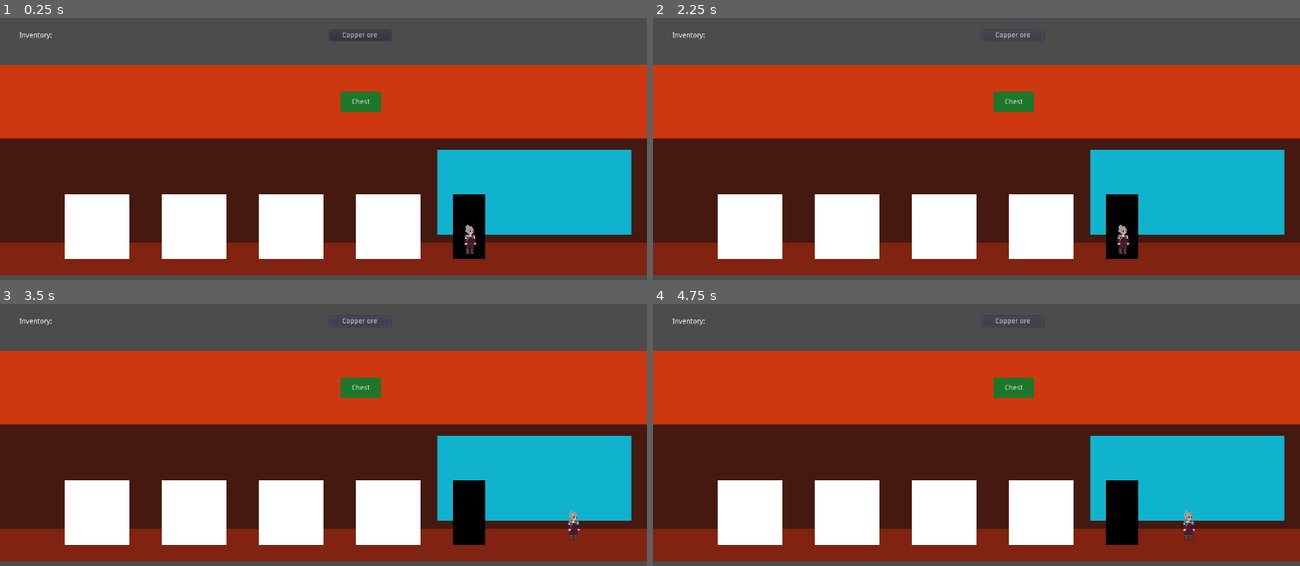
Above: before the commit, frames 1-4 (two rows, left to right).
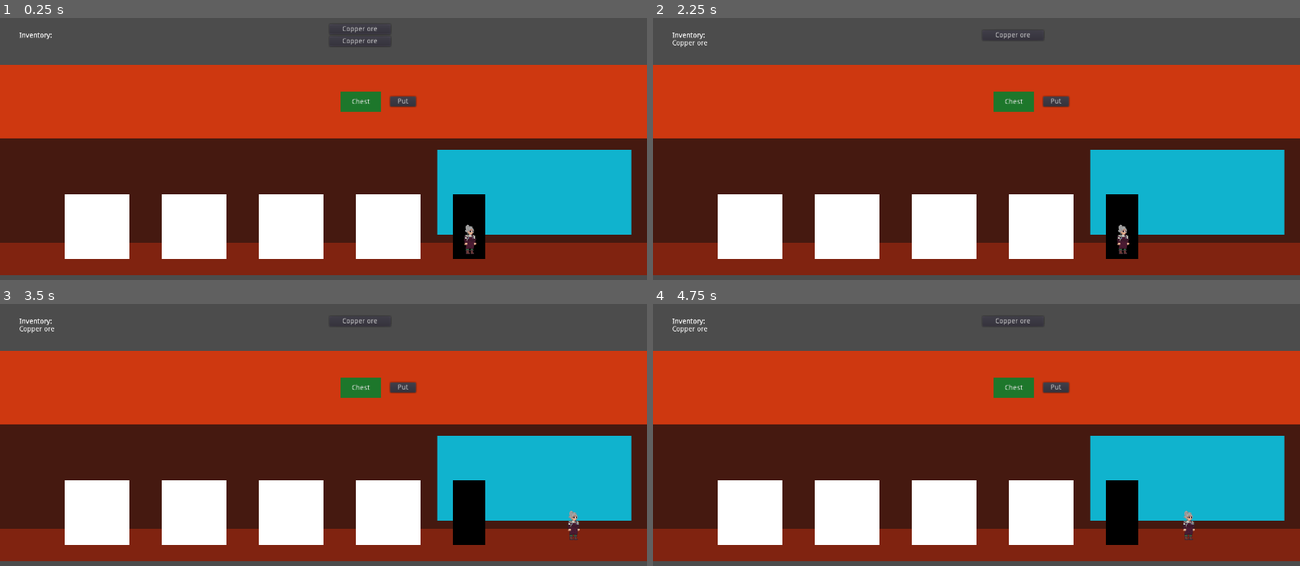
Above: after the commit, the same moments.

Repository: legendiguess/blacksmith
Game: Godot game, scene res://scenes/main/Main.tscn
Two runs of this game, one before a commit and one after it. Both use one fixed random seed, a clock stepped at 60 frames per second and the inputs below.
Inputs (mouse positions are in pixels of both pictures, inside the frame that each line leads up to):
- Up to frame 1 (0.25 s): no input
- Up to frame 2 (2.25 s): click "Copper ore" at 0.5 s; click (1054, 101) at 1.25 s, where only the run after the commit has a clickable "Put"; click "Copper ore" at 2 s
- Up to frame 3 (3.5 s): tap Enter at 2.75 s; hold Right (ui_right) from 2.78 s (still down)
- Up to frame 4 (4.75 s): release Right (ui_right) at 3.53 s; hold Left (ui_left) 3.53-4.28 s; hold Right (ui_right) from 4.28 s (still down)

The runs differ from the first frame. In frame 1, 0.4% of the frame differs, in the area x 3-65%, y 3-35%; in frame 2, 0.3%; in frame 3, 0.3%; in frame 4, 0.3%.

Commit message:
feat: add interaction with the chest

Diff:
--- a/project.godot
+++ b/project.godot
@@ -18,6 +18,10 @@
 config/name="blacksmith"
 run/main_scene="res://scenes/main/Main.tscn"
 config/icon="res://icon.png"
+
+[autoload]
+
+Inventory="*res://scenes/inventory/Inventory.tscn"
 
 [display]
 
--- a/scenes/chest/Chest.gd
+++ b/scenes/chest/Chest.gd
@@ -11,22 +11,51 @@
 
 #Code sector
 func _ready():
-	items.resize(N)
-#	for i in range (N):
-#		items[i] = Item.new()
-	items[0] = item_factory.new_item(item_table.ids.copper_ore)
+	items.append(item_factory.new_item(item_table.ids.copper_ore))
+	items.append(item_factory.new_item(item_table.ids.copper_ore))
 	log_out()
 	pass
 
 func log_out():
+	for i in items_button:
+		i.queue_free()
+	items_button.clear()
 	for i in items:
 		if i == null: continue
 		var btn = Button.new()
 		$VBoxContainer.add_child(btn)
+		btn.connect("button_down", self, "_on_click_item_button", [btn])
 		btn.text = i.log_out()
-		btn.connect("button_down", self, "_on_click_item_button", [btn])
 		items_button.append(btn)
 
+func put(item) -> bool:
+	if items.size() < N:
+		items.append(item)
+		update()
+		return true
+	else: return false
+
+func take(item_index):
+	if $"/root/Inventory".current_item != null:
+		var item_hand = $"/root/Inventory".current_item
+		$"/root/Inventory".current_item = items[item_index]
+		items[item_index] = item_hand
+	else:
+		$"/root/Inventory".current_item = items[item_index]
+		items.remove(item_index)
+
+	$"/root/Inventory".update()
+	update()
+
+
 func _on_click_item_button(btn):
-	var i = items_button.find(btn)
-	print(i)
+	take(items_button.find(btn))
+
+func _on_Button_button_up():
+	var item = $"/root/Inventory".current_item
+	if item != null && put(item):
+		 $"/root/Inventory".put()
+	pass # Replace with function body.
+
+func update():
+	log_out()
--- a/scenes/chest/Chest.tscn
+++ b/scenes/chest/Chest.tscn
@@ -32,3 +32,14 @@
 __meta__ = {
 "_edit_use_anchors_": false
 }
+
+[node name="Button" type="Button" parent="."]
+margin_left = 98.1575
+margin_top = 8.5874
+margin_right = 149.158
+margin_bottom = 28.5874
+text = "Put"
+__meta__ = {
+"_edit_use_anchors_": false
+}
+[connection signal="button_up" from="Button" to="." method="_on_Button_button_up"]
--- a/scenes/inventory/Inventory.gd
+++ b/scenes/inventory/Inventory.gd
@@ -4,17 +4,22 @@
 var Item = load("res://scenes/items/Base_item.gd")
 
 #Declare Variables
-var N:int = 1  # Number of slots
-var items = [] # Array of items
+var current_item # Array of items
 
 #Code sector
 func _ready():
+	update()
 
+
+func update():
 	log_out()
-	pass
 
 func log_out():
 	var st = "Inventory: \n"
-	for i in items:
-		st+=(i.log_out() +"\n")
+	if current_item !=null:
+		st+=(current_item.log_out() +"\n")
 	$LogText.text = st
+
+func put():
+	current_item = null
+	log_out()
Not shown, added: sprites/ingots/Copper.png.import
Not shown, added: sprites/ingots/Fantasium.png.import
Not shown, added: sprites/ingots/Gold.png.import
Not shown, added: sprites/ingots/Iron.png.import
Not shown, added: sprites/ingots/Silver.png.import
Not shown, added: sprites/weapons/longswords/Copper.png.import
Not shown, added: sprites/weapons/longswords/Fantasium.png.import
Not shown, added: sprites/weapons/longswords/Gold.png.import
Not shown, added: sprites/weapons/longswords/Iron.png.import
Not shown, added: sprites/weapons/longswords/Silver.png.import
